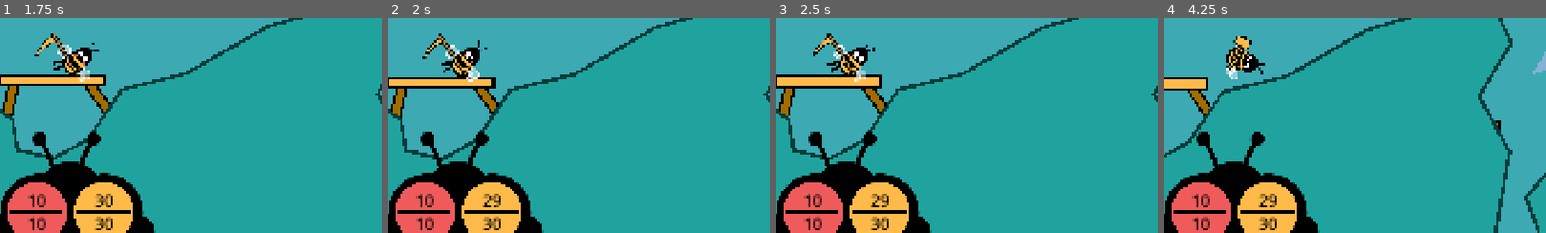
Above: before the commit, frames 1-4 (left to right).
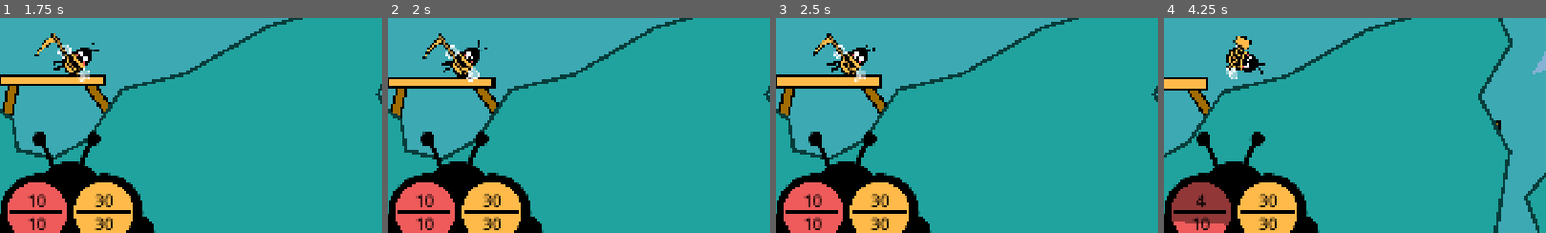
Above: after the commit, the same moments.

Repository: anttihaavikko/slumgum-waggle-dance
Game: Godot game, scene res://Scenes/main.tscn
Same seed, same stepped clock (60 frames per second), same inputs: the game is played once before the commit and once after it.
Inputs (mouse positions are % of the whole screen's width and height, from its top left):
- Up to frame 1 (1.75 s): tap Enter at 0.5 s; move the mouse to (72, 45) at 0.52 s; hold D (right) 0.53-1.28 s; right-click (72, 45) at 0.6 s; move the mouse to (30, 55) at 1.27 s; hold S (brake) from 1.28 s (still down); right-click (30, 55) at 1.35 s
- Up to frame 2 (2 s): keep holding S (brake)
- Up to frame 3 (2.5 s): move the mouse to (60, 28) at 2.02 s; release S (brake) at 2.03 s; hold D (right) from 2.03 s (still down); click (60, 28) at 2.1 s; right-click (60, 28) at 2.3 s
- Up to frame 4 (4.25 s): move the mouse to (45, 70) at 2.77 s; release D (right) at 2.78 s; hold W (accelerate) 2.78-3.53 s; tap 1 (slot_1) at 2.85 s; right-click (45, 70) at 3.05 s; move the mouse to (80, 65) at 3.52 s; hold A (left) from 3.53 s (still down); tap 2 (slot_2) at 3.6 s; right-click (80, 65) at 3.8 s
The pictures show only the part of the screen within x 40-90%, y 40-90%; the shares and areas given below are measured in that part.

Frame 1 is identical in both runs. In frame 2, 0.1% of the frame differs, in the area x 24-30%, y 82-88%; in frame 3, 0.1%; in frame 4, 2.4%, in the area x 2-30%, y 76-97%.

Commit message:
Add energy recharge and damage taking

Diff:
--- a/Scenes/main.tscn
+++ b/Scenes/main.tscn
@@ -168,11 +168,13 @@
 position = Vector2(266, 486.99997)
 rotation = 0.95713127
 scale = Vector2(0.9999999, 0.9999999)
+script = null
 
 [node name="Support2" parent="Platforms" unique_id=678899702 instance=ExtResource("10_hptm8")]
 position = Vector2(-545, 539)
 rotation = 1.7915099
 scale = Vector2(0.99999994, 0.99999994)
+script = null
 
 [node name="Bee" type="Node2D" parent="." unique_id=2060944565 node_paths=PackedStringArray("body", "lander", "wings", "inventory", "tools", "hands", "health", "energy")]
 z_index = 5
@@ -192,6 +194,8 @@
 physics_material_override = SubResource("PhysicsMaterial_ee4r6")
 center_of_mass_mode = 1
 center_of_mass = Vector2(0, -40)
+contact_monitor = true
+max_contacts_reported = 1
 
 [node name="Wing Flap" type="AnimationPlayer" parent="Bee/Body" unique_id=1752399890]
 libraries/ = SubResource("AnimationLibrary_d1ilt")
@@ -366,6 +370,8 @@
 
 [node name="Lander" type="RigidBody2D" parent="Bee" unique_id=168312675]
 position = Vector2(-2, 133)
+contact_monitor = true
+max_contacts_reported = 1
 
 [node name="CollisionShape2D" type="CollisionShape2D" parent="Bee/Lander" unique_id=372798544]
 position = Vector2(0, 13)
--- a/Scenes/platform.tscn
+++ b/Scenes/platform.tscn
@@ -1,4 +1,6 @@
 [gd_scene format=3 uid="uid://d1kmkyvijt4sh"]
+
+[ext_resource type="Script" uid="uid://cueecsa844rb4" path="res://Scripts/platform.gd" id="1_1rc8e"]
 
 [sub_resource type="RectangleShape2D" id="RectangleShape2D_hptm8"]
 size = Vector2(500, 99)
@@ -6,6 +8,7 @@
 [node name="Platform" type="StaticBody2D" unique_id=208223166]
 collision_layer = 3
 collision_mask = 3
+script = ExtResource("1_1rc8e")
 
 [node name="Outline" type="Line2D" parent="." unique_id=1428855056]
 points = PackedVector2Array(-200, 0, 200, 0)
--- a/Scripts/bee.gd
+++ b/Scripts/bee.gd
@@ -13,6 +13,8 @@
 var turning = 1.0
 var energy_max := 30.0
 var energy_left := energy_max
+var charging := false
+var landed := false
 
 var current: Equipment
 
@@ -25,20 +27,42 @@
 	current_changed()
 	inventory.changed.connect(current_changed)
 	energy.max_hp = roundi(energy_max)
+	lander.body_entered.connect(land)
+	lander.body_exited.connect(func(_o): landed = false)
+	body.body_entered.connect(collide)
+
+func land(target: Node2D):
+	landed = true
+	charging = target is Platform
+
+func collide(_node: Node2D):
+	var mag = body.linear_velocity.length()
+	var threshold := 200.0
+	if mag > threshold:
+		health.hurt(roundi(mag / threshold))
 
 func current_changed():
 	current = inventory.current().equipment
 	hands.visible = not current
 
+func change_energy(dir: float, limit: float = energy_max):
+	if limit < energy_max and energy_left > limit and dir > 0: return
+	energy_left = clampf(energy_left + dir, 0, energy_max)
+	energy.hp = roundi(energy_left)
+
 func _process(delta) -> void:
+	if not health.is_alive(): return
+
 	var rot = Input.get_axis("left", "right")
 	var acc = Input.get_axis("accelerate", "brake") if energy_left > 0 else 0.0
 	body.apply_torque(rot * delta * 5000000 * turning)
 	body.apply_force(body.transform.y * acc * thrust * 100000 * delta)
 	wings.speed_scale = 1.0 + absf(acc) * 3.0
 	if abs(acc) > 0.01:
-		energy_left = clampf(energy_left - delta, 0, energy_max)
-		energy.hp = roundi(energy_left)
+		change_energy(-delta)
+
+	if landed:
+		change_energy(delta * 5, energy_max if charging else 5.0)
 
 	if current:
 		current.update(delta)
--- /dev/null
+++ b/Scripts/platform.gd
@@ -0,0 +1 @@
+class_name Platform extends Node2D
Not shown, added: Scripts/platform.gd.uid
Not shown, changed: Misc/art.afdesign~lock~
